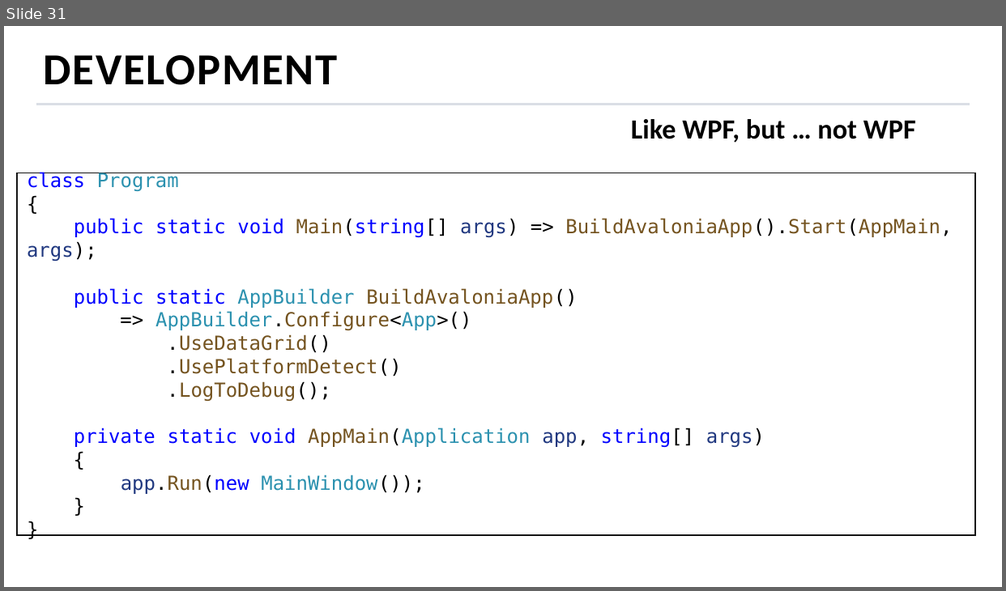
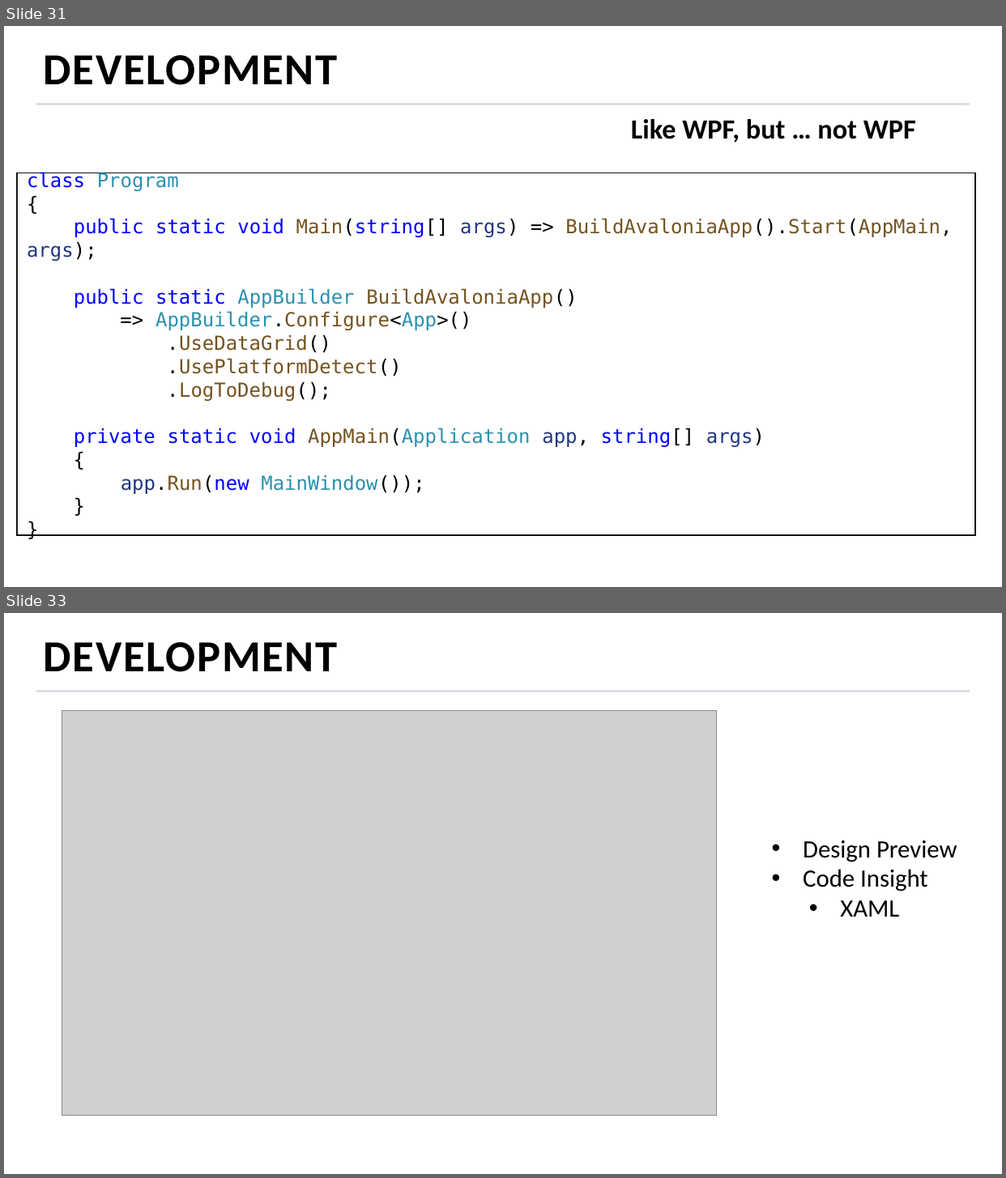
Before and after one commit to MihailRomanov/TechTalks_GUI_in_Net, a slide deck: presentation.pptx. Shown one above the other, each under a label of ours: slide 31 before the commit, slides 31 and 33 after it; the slides between them are not shown. The pictures are 1006x591 and 1006x1178 pixels, drawn with LibreOffice and Linux fonts; fonts in the diff are those of the drawing; grey boxes stand for pictures; background and template pictures are left out. Boxes give left, top, right and bottom in pixels: in the first picture for what was removed or moved away, otherwise in the second. Text is boxed around its words. In the diff, an @@ line names an element or a change of style, - is before the commit and + after.

```diff
--- a/presentation.pptx
+++ b/presentation.pptx
@@ slide 33 added at (4,613,1002,1174), background picture (left out); not listed: 1 template element that a slide beside it also shows @@
@@ title added at (44,642,338,672), 32 pt, text #000000, bold @@
+DEVELOPMENT
@@ picture added at (62,711,717,1116) @@
@@ text added at (803,841,957,917), 18 pt, text #000000 @@
+• Design Preview
+• Code Insight
+  • XAML
```
Also in this commit, not shown: 7 slides changed, 3 other slides added, 2 slides removed.
